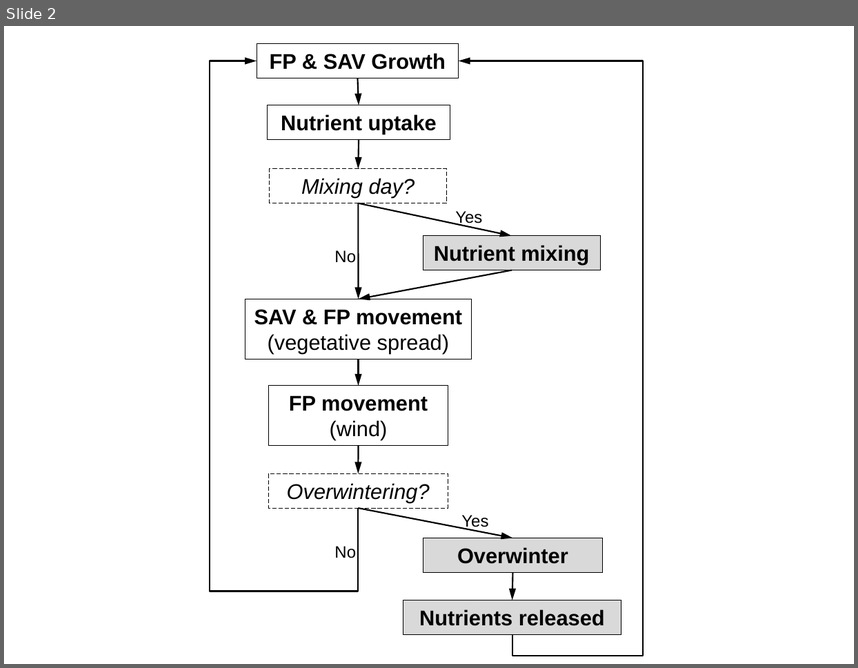
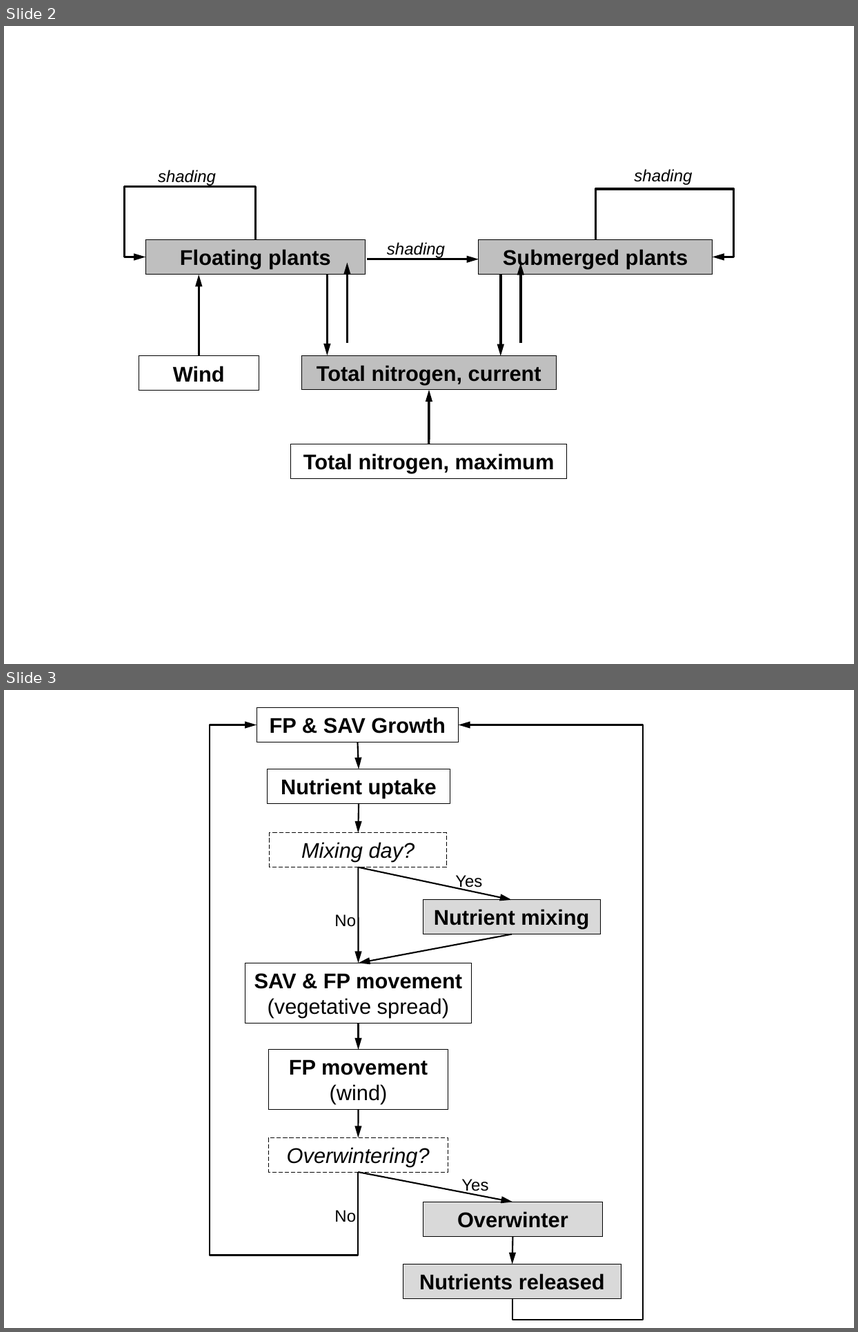
Before and after one commit to mccannecology/model, a slide deck: schematics.pptx. Shown one above the other, each under a label of ours: slide 2 before the commit, slides 2 and 3 after it. The pictures are 858x668 and 858x1332 pixels, drawn with LibreOffice and Linux fonts; fonts in the diff are those of the drawing. Boxes give left, top, right and bottom in pixels: in the first picture for what was removed or moved away, otherwise in the second. Text is boxed around its words. In the diff, an @@ line names an element or a change of style, - is before the commit and + after.

```diff
--- a/schematics.pptx
+++ b/schematics.pptx
@@ slide 2 added at box(4, 26, 854, 664), background #FFFFFF @@
@@ text added at box(158, 170, 216, 186), 14 pt, text #000000, italic @@
+shading
@@ text added at box(634, 169, 692, 185), 14 pt, text #000000, italic @@
+shading
@@ elbow arrow added from (256, 239) to (146, 256), #000000 2 pt @@
@@ elbow arrow added from (595, 239) to (712, 256), #000000 2 pt @@
@@ rectangle added at box(146, 239, 366, 274), fill #BFBFBF, outline #000000 0.75 pt, 18 pt, text #000000, bold @@
+Floating plants
@@ text added at box(387, 242, 445, 259), 14 pt, text #000000, italic @@
+shading
@@ rectangle added at box(478, 239, 712, 274), fill #BFBFBF, outline #000000 0.75 pt, 18 pt, text #000000, bold @@
+Submerged plants
@@ arrow added from (348, 262) to (348, 342), #000000 2 pt @@
@@ arrow added from (367, 259) to (478, 259), #000000 2 pt @@
@@ arrow added from (521, 263) to (521, 343), #000000 2 pt @@
@@ arrow added from (199, 356) to (199, 274), #000000 2 pt @@
@@ arrow added from (327, 274) to (327, 355), #000000 2 pt @@
@@ arrow added from (500, 274) to (500, 356), #000000 2 pt @@
@@ rectangle added at box(139, 356, 259, 390), fill #FFFFFF, outline #000000 0.75 pt, 18 pt, text #000000, bold @@
+Wind
@@ rectangle added at box(301, 355, 557, 389), fill #BFBFBF, outline #000000 0.75 pt, 18 pt, text #000000, bold @@
+Total nitrogen, current
@@ arrow added from (429, 444) to (429, 390), #000000 2 pt @@
@@ rectangle added at box(290, 444, 567, 478), fill #FFFFFF, outline #000000 0.75 pt, 18 pt, text #000000, bold @@
+Total nitrogen, maximum
@@ what was slide 2 is now slide 3 @@
```
Also in this commit, not shown: 1 slide changed, 1 other file.
